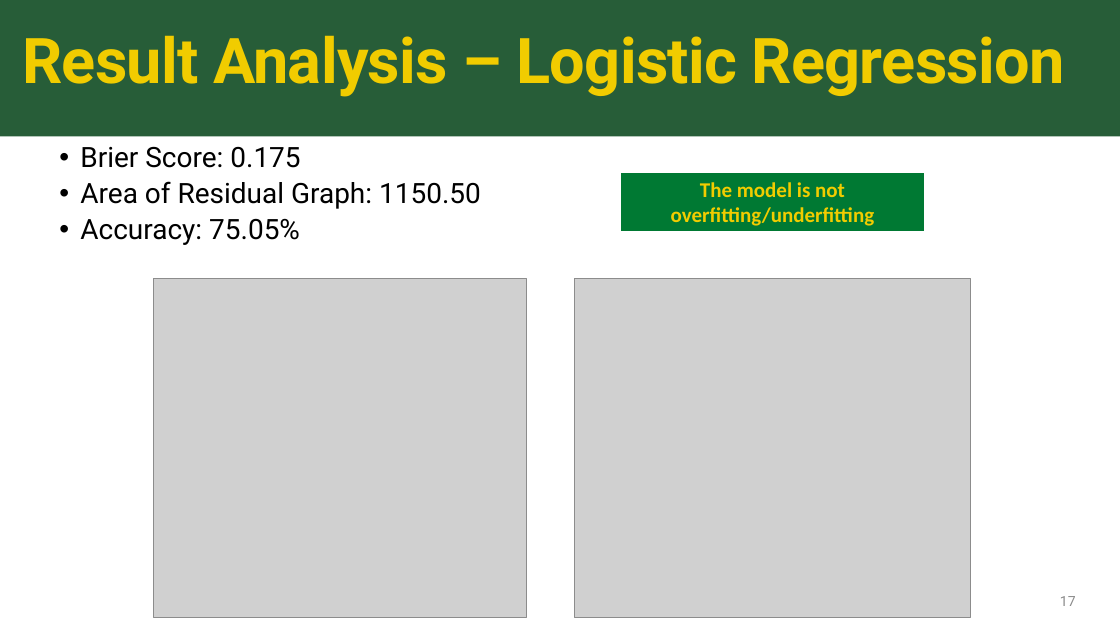
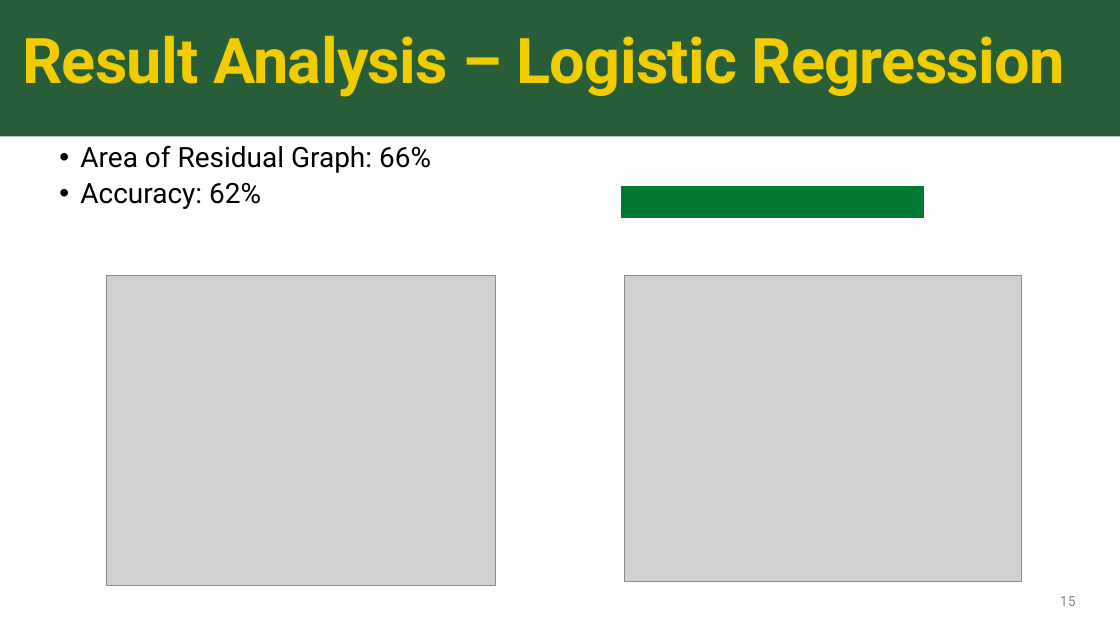
Before and after one commit to sk2003hw/Airline_Delay_and_Cancellation_Analysis, a slide deck: slide 15 of MATH 509_Project Presentation_Draft.pptx (slide 17 before the commit). Drawn at 1120x630 pixels with LibreOffice and Linux fonts; fonts in the diff are those of the drawing; grey boxes stand for pictures. Boxes give left, top, right and bottom in pixels: in the first picture for what was removed or moved away, otherwise in the second. Text is boxed around its words. In the diff, an @@ line names an element or a change of style, - is before the commit and + after.

```diff
--- a/MATH 509_Project Presentation_Draft.pptx
+++ b/MATH 509_Project Presentation_Draft.pptx
@@ text at bbox=[80, 145, 431, 209]: text changed @@
-  • Brier Score: 0.175
-  • Area of Residual Graph: 1150.50
-  • Accuracy: 75.05%
+  • Area of Residual Graph: 66%
+  • Accuracy: 62%
@@ rectangle: place and size @@
-rectangle at bbox=[620, 172, 925, 232]
+rectangle at bbox=[620, 185, 925, 218]
@@ text in rectangle at bbox=[671, 182, 875, 226]: text removed @@
-The model is not overfitting/underfitting
@@ picture: place and size @@
-picture at bbox=[154, 278, 527, 618]
+picture at bbox=[106, 276, 496, 586]
@@ picture: place and size @@
-picture at bbox=[575, 278, 970, 618]
+picture at bbox=[624, 276, 1022, 581]
@@ page number at bbox=[1060, 596, 1076, 606]: text changed @@
-17
+15
```
Also in this commit, not shown: 11 other slides changed, 4 slides added, 3 slides removed.
